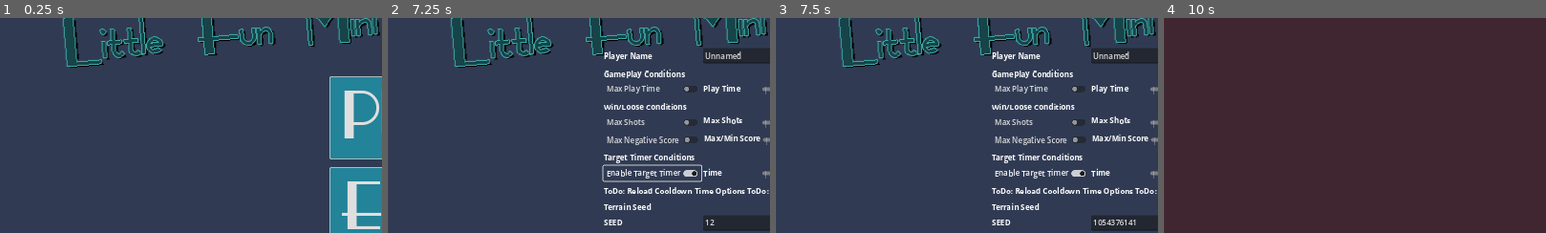
Above: before the commit, frames 1-4 (left to right).
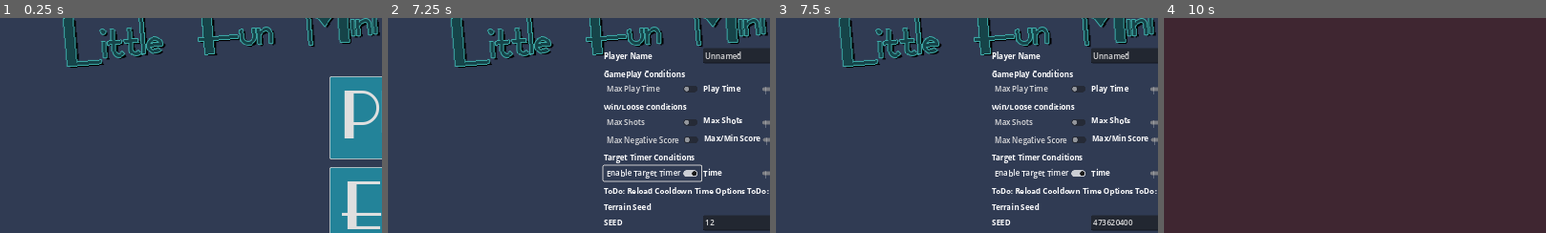
Above: after the commit, the same moments.

Repository: Coding-4Fun/Just4Fun_Mini_Shootergame
Game: Godot game, scene res://UI/MainMenuUI/MainMenuUI.tscn
The game is run twice, just before and just after one commit, with the same random seed, the same clock (stepped at 60 frames per second) and the same inputs.
Inputs (mouse positions are % of the whole screen's width and height, from its top left):
- Up to frame 1 (0.25 s): no input
- Up to frame 2 (7.25 s): click "Play" at 0.5 s; click (51, 64) at 1.27 s; type "12" at 1.35 s; click "Max Play Time" at 2 s; click "Max Play Time" at 2.75 s; click "Start Game" at 3.5 s; click "Start Game" at 4.25 s; click "Max Shots" at 5 s; click "Max Negative Score" at 5.75 s; click "Enable Target Timer" at 6.5 s
- Up to frame 3 (7.5 s): click (61, 64) at 7.25 s
- Up to frame 4 (10 s): click (64, 64) at 8 s; click (66, 64) at 8.75 s; click "Back to Menu" at 9.5 s
The pictures show only the part of the screen within x 0-50%, y 16-66%; the shares and areas given below are measured in that part.

Frames 1-2 are identical in both runs. In frame 3, 0.2% of the frame differs, in the area x 83-95%, y 93-97%; in frame 4, nothing differs.
Error in both runs: Attempt to call function 'get_as_text' in base 'null instance' on a null instance. (res://Globals/GameConfig/config.gd:78)

Commit message:
Add: Call Initialize RNG

Diff:
--- a/UI/MainMenuUI/MainMenuUI.gd
+++ b/UI/MainMenuUI/MainMenuUI.gd
@@ -4,6 +4,8 @@
 
 # Called when the node enters the scene tree for the first time.
 func _ready():
+	Preloads._initRNG()
+
 	print("GameStart -> RandomSeedGenerator: Seed -> %s" % str(Preloads.rng.seed))
 	print("GameStart -> RandomSeedGenerator: State -> %s" % str(Preloads.rng.state))
 	print("GameStart -> RandomSeedGenerator: Hash -> %s" % str(hash(Preloads.rng.seed)))
